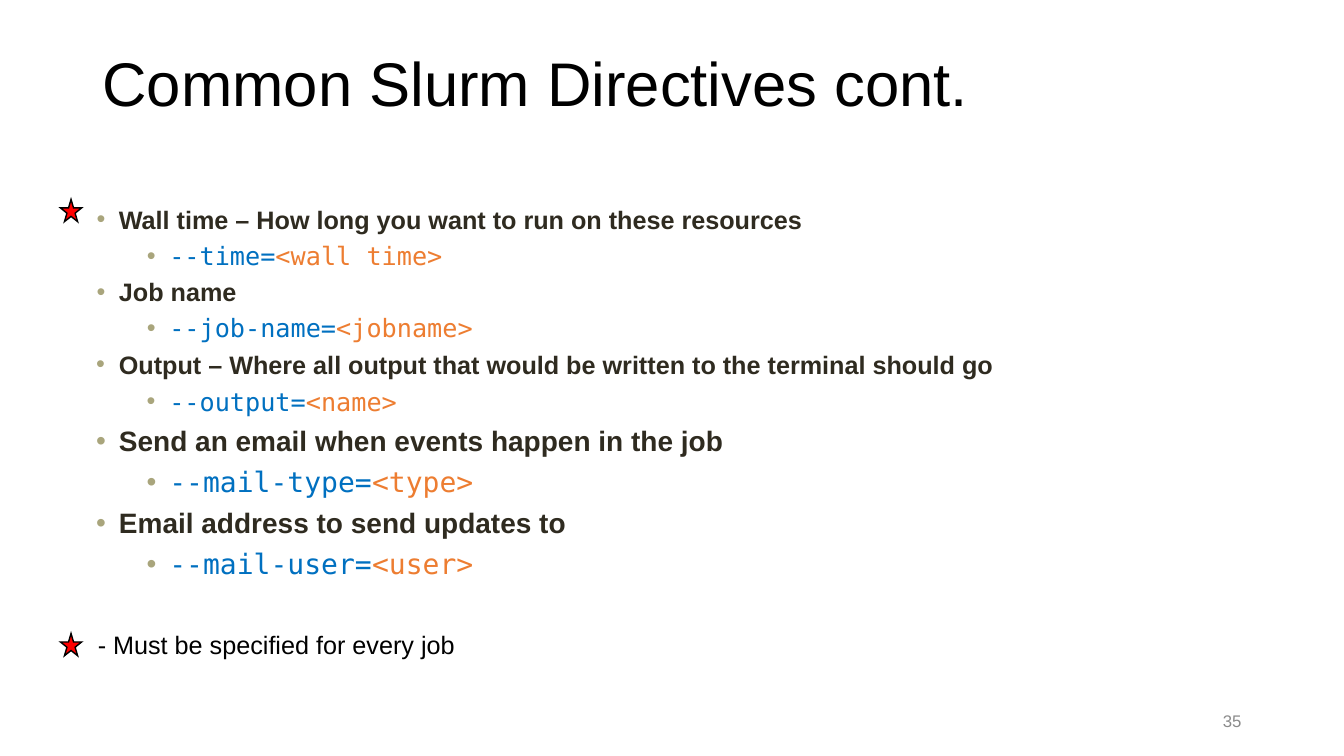
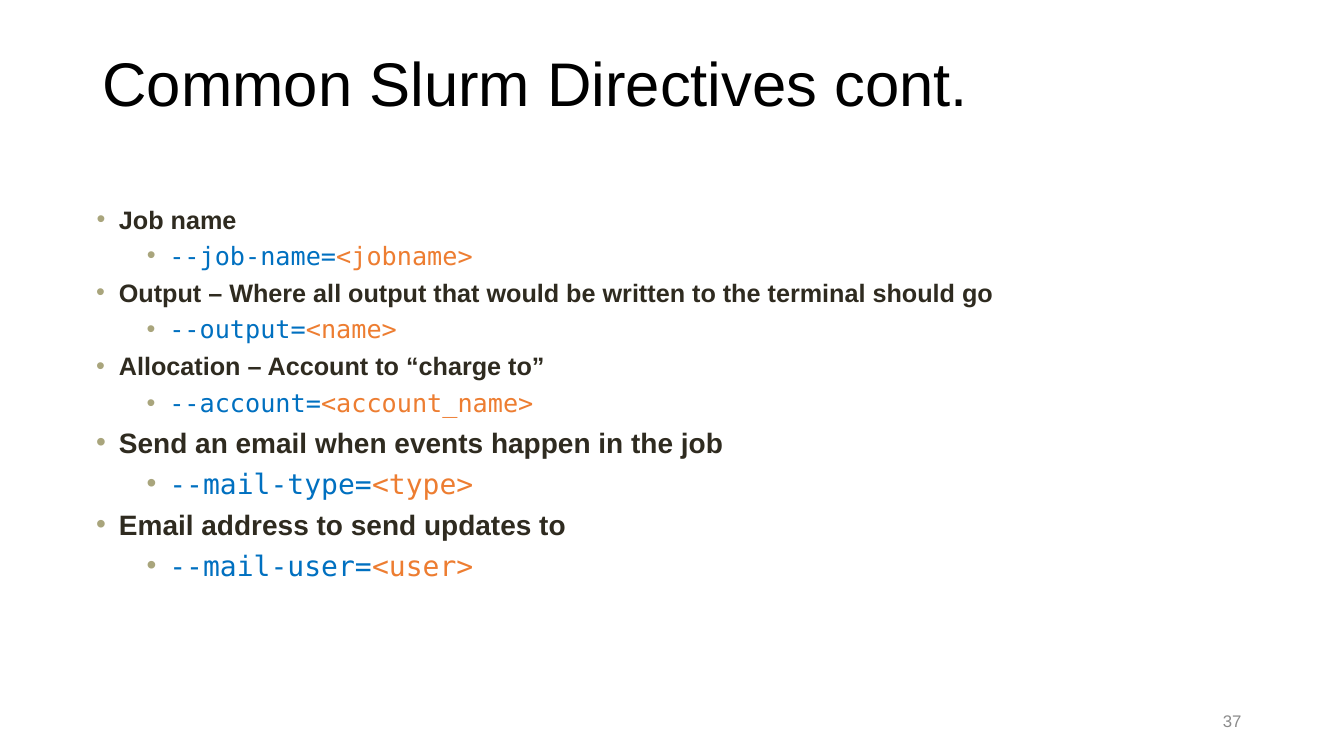
Before and after one commit to ResearchComputing/Getting_Started_With_Research_Computing, a slide deck: slide 37 of Command_Line_And_Job_Scheduling.pptx (slide 35 before the commit). Drawn at 1344x756 pixels with LibreOffice and Linux fonts; fonts in the diff are those of the drawing; background and template pictures are left out. Boxes give left, top, right and bottom in pixels: in the first picture for what was removed or moved away, otherwise in the second. Text is boxed around its words. In the diff, an @@ line names an element or a change of style, - is before the commit and + after.

```diff
--- a/Command_Line_And_Job_Scheduling.pptx
+++ b/Command_Line_And_Job_Scheduling.pptx
@@ star removed at <box>60,200,82,222</box> @@
@@ text at <box>119,210,802,266</box>: paragraphs removed @@
-• Wall time – How long you want to run on these resources
-  • --time=<wall time>
@@ text at <box>119,356,544,418</box>: paragraphs added @@
+• Allocation – Account to “charge to”
+  • --account=<account_name>
@@ star removed at <box>60,633,82,655</box> @@
@@ text removed at <box>113,635,455,660</box> @@
-- Must be specified for every job
@@ page number at <box>1223,715,1242,727</box>: text changed @@
-35
+37
```
Also in this commit, not shown: 17 other slides changed, 2 slides added, 1 other file.
